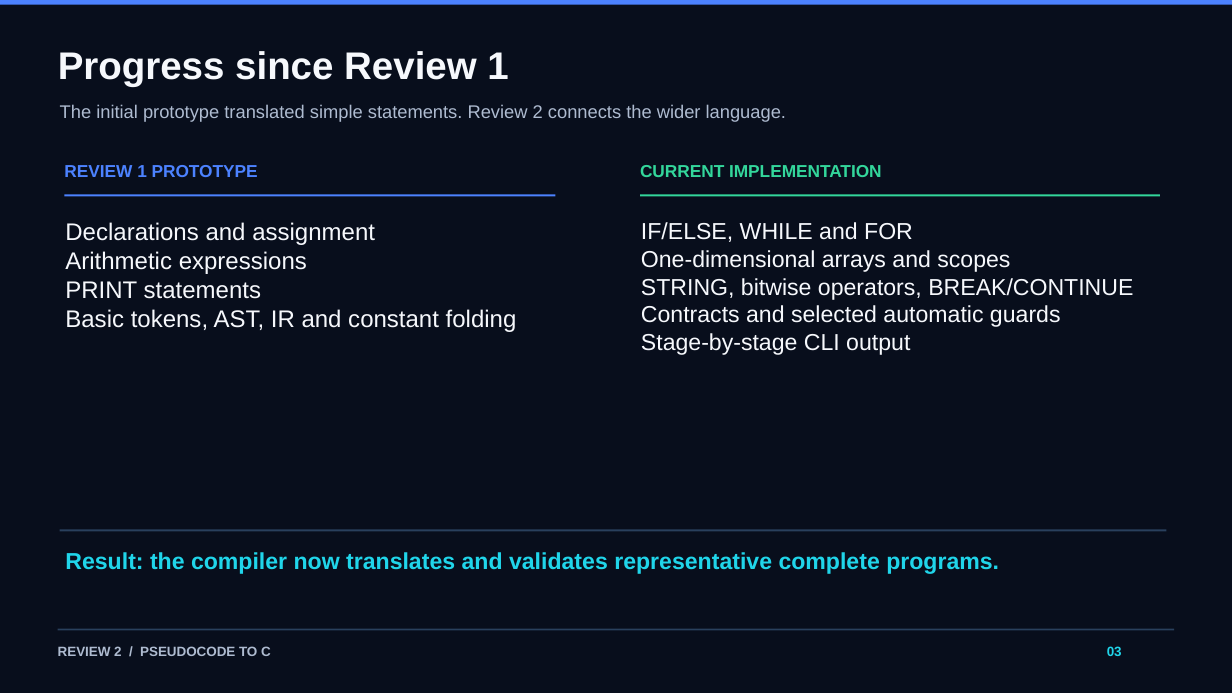
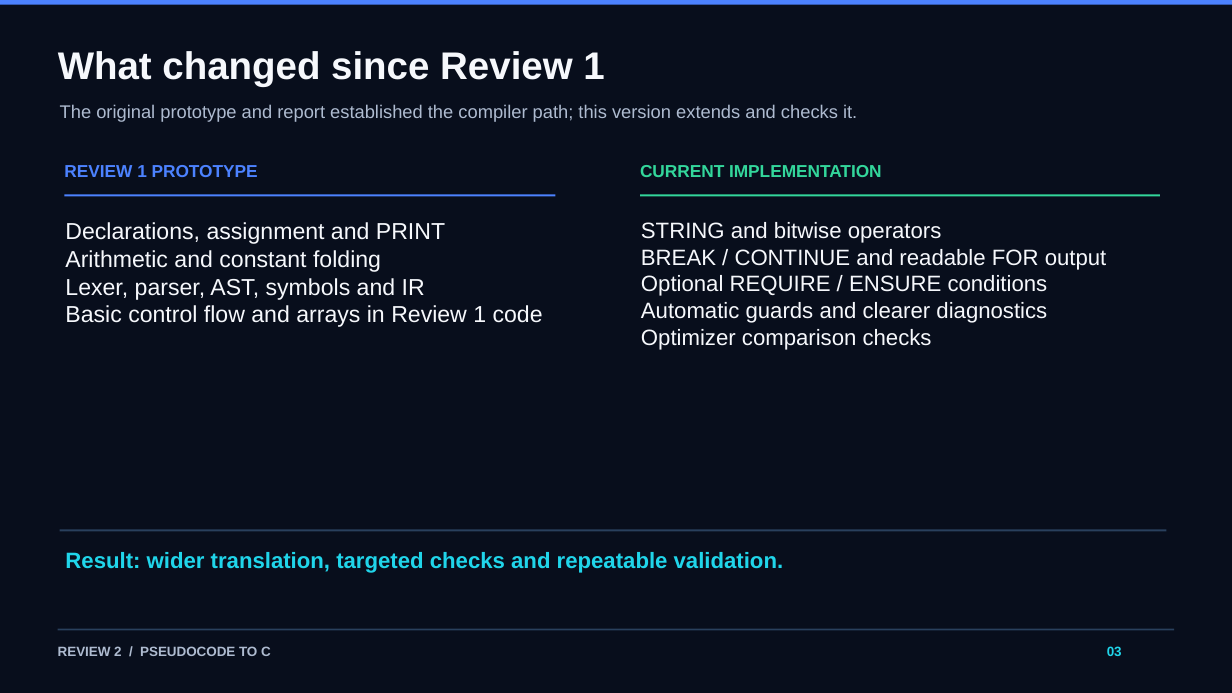
Before and after one commit to Sashwath-sash/pseudocode-to-c, a slide deck: slide 3 of docs/Pseudocode_to_C_Review2.pptx. Drawn at 1232x693 pixels with LibreOffice and Linux fonts; fonts in the diff are those of the drawing. Boxes give left, top, right and bottom in pixels: in the first picture for what was removed or moved away, otherwise in the second. Text is boxed around its words. In the diff, an @@ line names an element or a change of style, - is before the commit and + after.

Commit message:
Revise Review 2 presentation around project workflow

```diff
--- a/docs/Pseudocode_to_C_Review2.pptx
+++ b/docs/Pseudocode_to_C_Review2.pptx
@@ text at (58,51,604,87): text changed @@
-Progress since Review 1
+What changed since Review 1
@@ text at (60,104,857,122): text changed @@
-The initial prototype translated simple statements. Review 2 connects the wider language.
+The original prototype and report established the compiler path; this version extends and checks it.
@@ text at (65,222,543,327): text changed; size 18.8 to 18 pt @@
-Declarations and assignment
-Arithmetic expressions
-PRINT statements
-Basic tokens, AST, IR and constant folding
+Declarations, assignment and PRINT
+Arithmetic and constant folding
+Lexer, parser, AST, symbols and IR
+Basic control flow and arrays in Review 1 code
@@ text at (641,222,1107,350): text changed; size 18 to 17.2 pt @@
-IF/ELSE, WHILE and FOR
-One-dimensional arrays and scopes
-STRING, bitwise operators, BREAK/CONTINUE
-Contracts and selected automatic guards
-Stage-by-stage CLI output
+STRING and bitwise operators
+BREAK / CONTINUE and readable FOR output
+Optional REQUIRE / ENSURE conditions
+Automatic guards and clearer diagnostics
+Optimizer comparison checks
@@ text at (65,552,784,573): text changed; size 18 to 17.2 pt @@
-Result: the compiler now translates and validates representative complete programs.
+Result: wider translation, targeted checks and repeatable validation.
```
Also in this commit, not shown: 2 other slides changed, 4 slides added, 4 slides removed.
